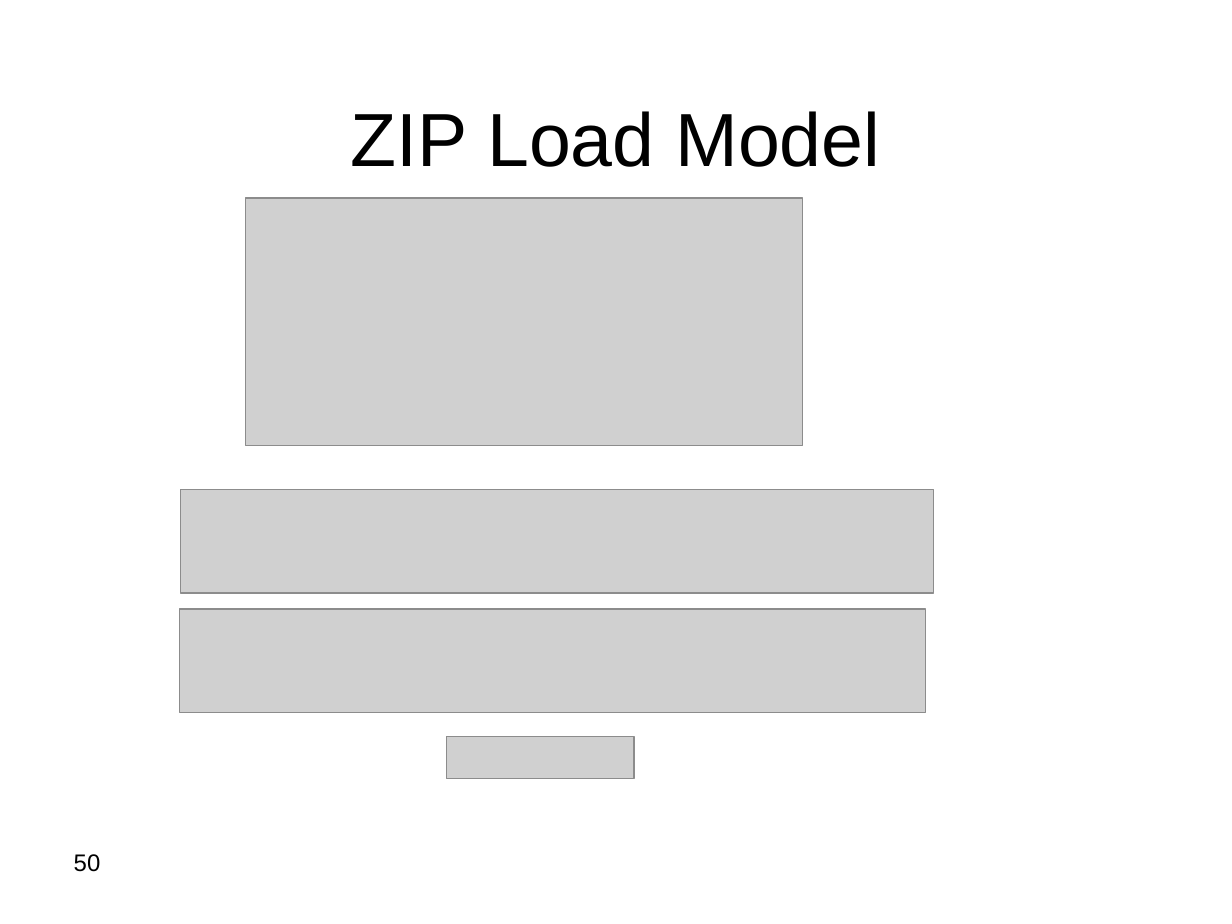
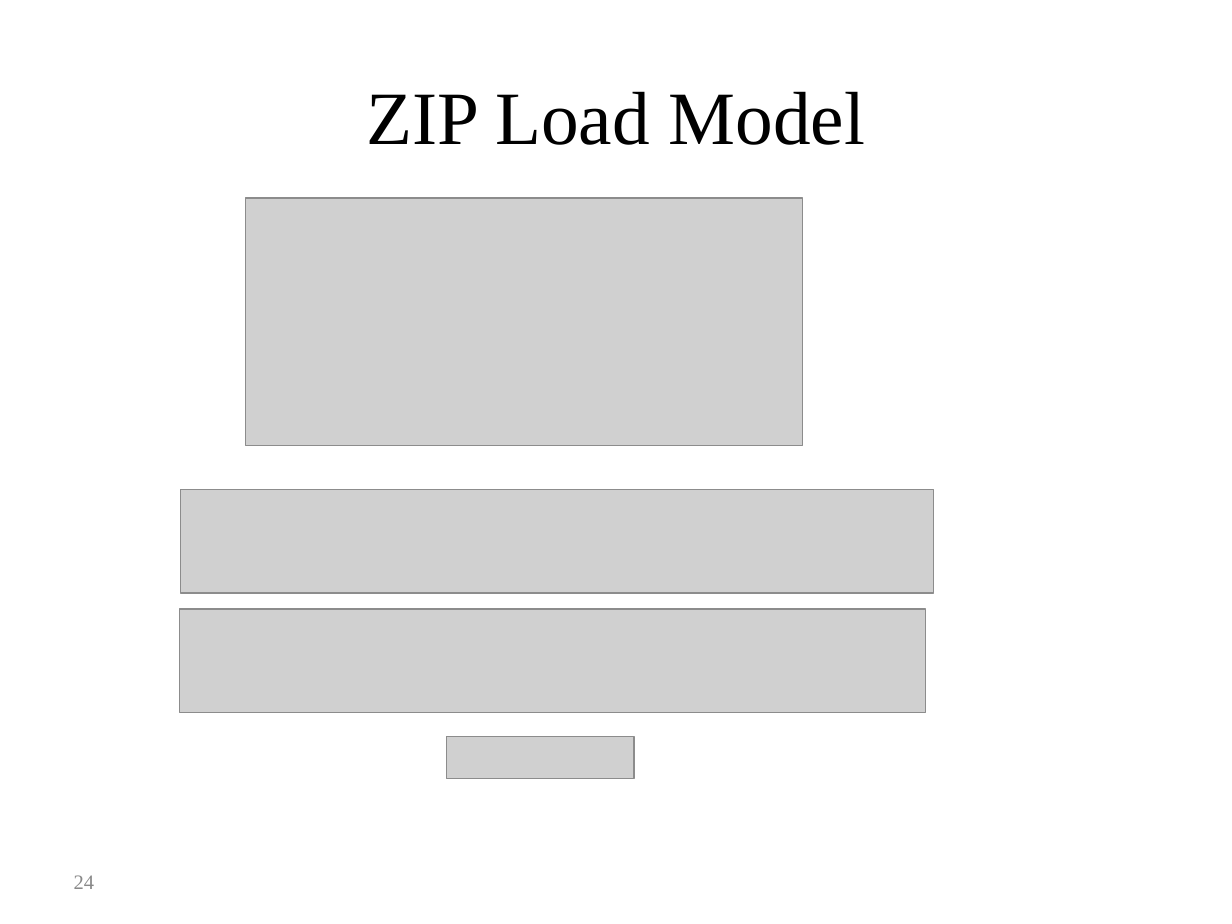
Before and after one commit to gridlab-d/course, a slide deck: slide 24 of FourDayCourse/4.1 - Powerflow Module.ppt (slide 50 before the commit). Drawn at 1232x924 pixels with LibreOffice and Linux fonts; fonts in the diff are those of the drawing; grey boxes stand for pictures; background and template pictures are left out. Boxes give left, top, right and bottom in pixels: in the first picture for what was removed or moved away, otherwise in the second. Text is boxed around its words. In the diff, an @@ line names an element or a change of style, - is before the commit and + after.

```diff
--- a/FourDayCourse/4.1 - Powerflow Module.ppt
+++ b/FourDayCourse/4.1 - Powerflow Module.ppt
@@ title "ZIP Load Model": place and size @@
-title "ZIP Load Model" at [351, 111, 880, 167]
+title "ZIP Load Model" at [366, 91, 864, 145]
@@ title "ZIP Load Model" at [366, 91, 864, 145]: font Arial to Times New Roman @@
@@ page number removed at [74, 854, 101, 872] @@
-50
@@ page number added at [74, 875, 94, 889], 12 pt, text #898989 @@
+24
```
Also in this commit, not shown: 62 other slides changed, 17 slides added, 9 slides removed.
